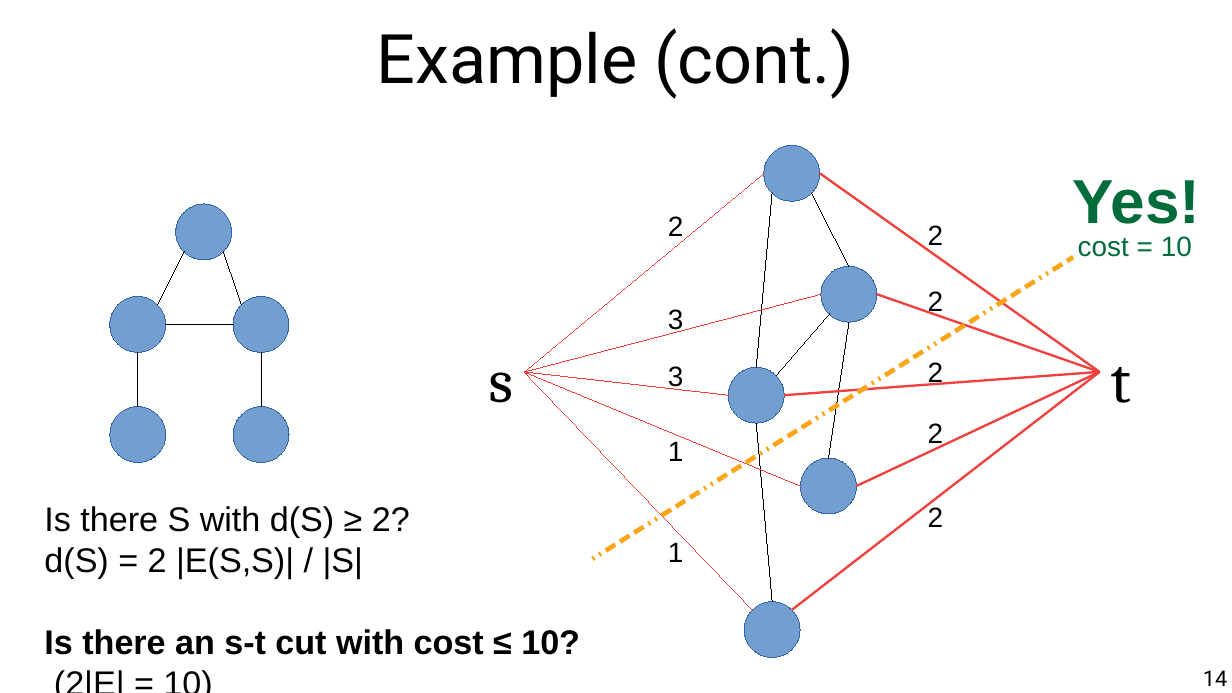
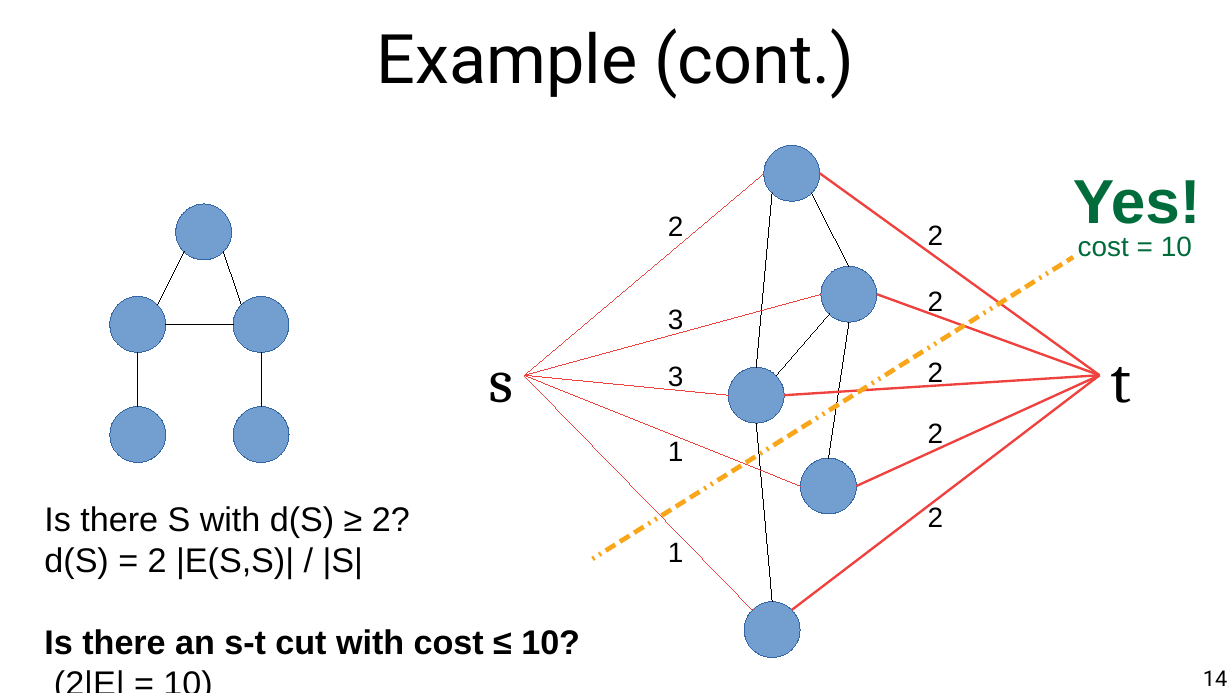
Before and after one commit to chatox/networks-science-course, a slide deck: slide 14 of theory/odp/tt22_dense_subgraphs.odp. Drawn at 1232x693 pixels with LibreOffice and Linux fonts; fonts in the diff are those of the drawing. Boxes give left, top, right and bottom in pixels: in the first picture for what was removed or moved away, otherwise in the second. Text is boxed around its words. In the diff, an @@ line names an element or a change of style, - is before the commit and + after.

```diff
--- a/theory/odp/tt22_dense_subgraphs.odp
+++ b/theory/odp/tt22_dense_subgraphs.odp
@@ line moved from (524, 372) - (764, 173) to (524, 376) - (764, 173) @@
@@ line moved from (819, 173) - (1100, 372) to (819, 173) - (1100, 376) @@
@@ line moved from (524, 372) - (821, 294) to (524, 376) - (821, 294) @@
@@ line moved from (876, 294) - (1100, 372) to (876, 294) - (1100, 376) @@
@@ line moved from (524, 372) - (752, 610) to (524, 376) - (752, 610) @@
@@ line moved from (524, 372) - (800, 486) to (524, 376) - (800, 486) @@
@@ line moved from (524, 372) - (729, 396) to (524, 376) - (729, 396) @@
@@ line moved from (784, 396) - (1100, 372) to (784, 396) - (1100, 376) @@
@@ line moved from (792, 610) - (1100, 372) to (792, 610) - (1100, 376) @@
@@ line moved from (856, 486) - (1100, 372) to (856, 486) - (1100, 376) @@
```
Also in this commit, not shown: 3 other slides changed, 1 slide added, 1 other file.
